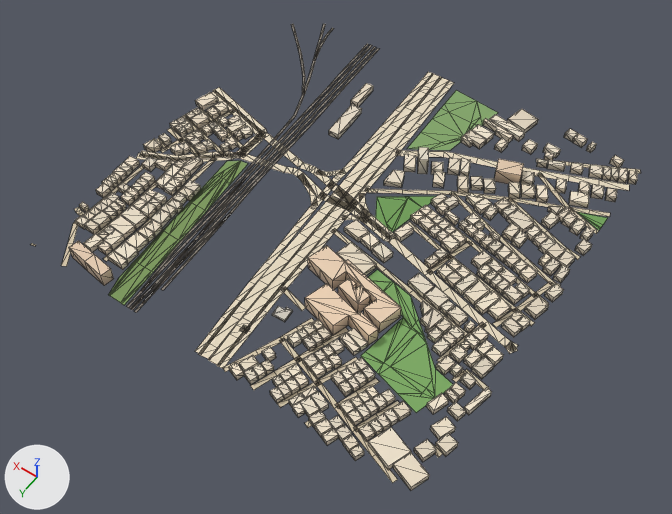
Renders of the glTF model public/assets/bengaluru-region-v1/tiles/t15_7-l1.glb from each side of a commit.
Camera for both pictures: a 50 mm camera at (7352.0, 4330.0, 806.0) aimed at (7730.0, 3800.0, -27.0). The lights are fixed; the arrows at lower left show +X, +Y and +Z. The older version comes first. Mesh edges are drawn as thin lines.

Names of what the first picture shows: 'building', 'ground'.
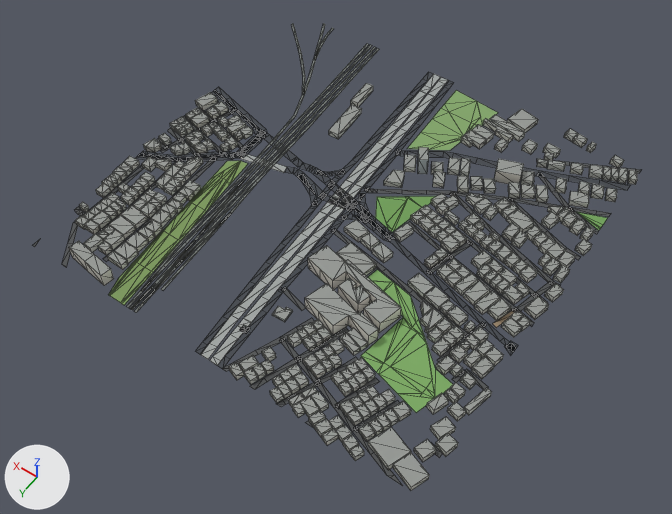
What differs and where, as boxes [x1, y1, x2, y2] in the pictures (672 x 514 px; the box of a moved part takes in the faces that stretch with it):
'ground', reshaped
    before: [31, 24, 640, 483]
    after: [33, 23, 641, 485]
part 1 of me_building, recoloured (darker)
    both: [69, 83, 637, 490]
part 2 of me_ground, moved or reshaped
    before: [199, 315, 240, 359]
    after: [200, 315, 239, 359]
part 3 of me_ground, rebuilt
    before: [388, 238, 510, 347]
    after: [390, 238, 510, 346]
part 4 of me_ground, rebuilt (17% narrower, 15% shorter)
    before: [236, 318, 253, 330]
    after: [237, 319, 251, 329]
part 5 of me_ground, rebuilt (16% narrower, 7% shorter)
    before: [230, 306, 248, 320]
    after: [231, 306, 246, 319]
part 6 of me_ground, moved or reshaped
    before: [130, 71, 454, 483]
    after: [130, 72, 453, 485]
part 7 of me_ground, moved or reshaped
    before: [136, 24, 379, 196]
    after: [135, 23, 379, 196]
part 8 of me_ground, moved or reshaped
    before: [568, 169, 640, 234]
    after: [568, 169, 641, 231]
part 9 of me_ground, moved or reshaped
    before: [505, 259, 560, 354]
    after: [504, 259, 560, 355]
part 10 of me_ground, reshaped
    before: [61, 207, 81, 266]
    after: [33, 206, 81, 267]
part 11 of me_ground, recoloured
    both: [68, 25, 638, 455]

The change, as a diff of the scene's bpy script:
```diff
--- a/public/assets/bengaluru-region-v1/tiles/t15_7-l1.glb.py
+++ b/public/assets/bengaluru-region-v1/tiles/t15_7-l1.glb.py
@@ me_building @@
 # used by ob_building; location = (7500.0, 3500.0, 0.0)
-me_building.from_pydata(...)  # 2606 vertices, 3277 faces; spans x -8.0..502.0, y -5.0..507.0, z 0.0..24.0
+me_building.from_pydata(...)  # 2606 vertices, 3948 faces; spans x -8.0..502.0, y -5.0..507.0, z 0.0..24.0
+# me_building part 1: 3277 kept faces spanning x -8.0..502.0, y -5.0..507.0, z 0.0..24.0 get new vertex colours
 me_building.materials.append(mat_building)
@@ me_ground @@
 # used by ob_ground; location = (7500.0, 3500.0, 0.0)
-me_ground.from_pydata(...)  # 1123 vertices, 957 faces; spans x -2.0..503.0, y -1.0..503.0, z 1.0
+me_ground.from_pydata(...)  # 1134 vertices, 968 faces; spans x 0.0..500.0, y 0.0..500.0, z 1.0
+# me_ground part 2: the loose piece of 6 vertices spanning x 244.0..264.0, y 444.0..501.0, z 1.0 is scaled about its middle by (0.764, 0.999, 1)
+# me_ground part 3: the loose piece of 16 vertices spanning x 8.0..184.0, y 257.0..313.0, z 1.0 is rebuilt with 16 vertices and now spans x 8.0..183.0, y 259.0..312.0, z 1.0
+# me_ground part 4: the loose piece of 4 vertices spanning x 236.0..251.0, y 439.0..451.0, z 1.0 is rebuilt with 4 vertices and now spans x 238.0..249.0, y 440.0..451.0, z 1.0
+# me_ground part 5: the loose piece of 4 vertices spanning x 250.0..265.0, y 430.0..445.0, z 1.0 is rebuilt with 4 vertices and now spans x 252.0..263.0, y 430.0..445.0, z 1.0
+# me_ground part 6: 24 vertices moved from x 1.0..284.0, y 37.0..501.0, z 1.0 to x 0.0..277.0, y 37.0..500.0, z 1.0; 69 vertices removed from x -1.0..355.0, y 0.0..503.0, z 1.0; 74 vertices added at x 0.0..355.0, y 0.0..500.0, z 1.0
+# me_ground part 7: 45 vertices moved from x 364.0..502.0, y 24.0..331.0, z 1.0 to x 364.0..500.0, y 27.0..337.0, z 1.0; 15 vertices removed from x 388.0..503.0, y -1.0..336.0, z 1.0; 17 vertices added at x 389.0..500.0, y 0.0..326.0, z 1.0
+# me_ground part 8: 3 vertices moved from x -2.0..30.0, y 8.0..55.0, z 1.0 to x 0.0..29.0, y 2.0..55.0, z 1.0; 8 vertices removed from x -1.0..34.0, y 3.0..117.0, z 1.0; 10 vertices added at x 0.0..33.0, y 9.0..116.0, z 1.0
+# me_ground part 9: 5 vertices moved from x -2.0..2.0, y 238.0..318.0, z 1.0 to x 0.0, y 238.0..319.0, z 1.0; 3 vertices removed from x -1.0..10.0, y 210.0..269.0, z 1.0; 3 vertices added at x 0.0..9.0, y 209.0..275.0, z 1.0
+# me_ground part 10: 1 vertex moved from x 499.0, y 430.0, z 1.0 to x 500.0, y 436.0, z 1.0; 3 vertices removed from x 448.0..501.0, y 435.0..502.0, z 1.0; 9 vertices added at x 447.0..500.0, y 429.0..500.0, z 1.0
+# me_ground part 11: 635 kept faces spanning x 0.0..500.0, y 0.0..500.0, z 1.0 get new vertex colours; the middle colour goes from beige #e9dcc3 to dark grey #45494f
+# other edits to the shape of me_ground do not show in these pictures
 me_ground.materials.append(mat_ground)
```
